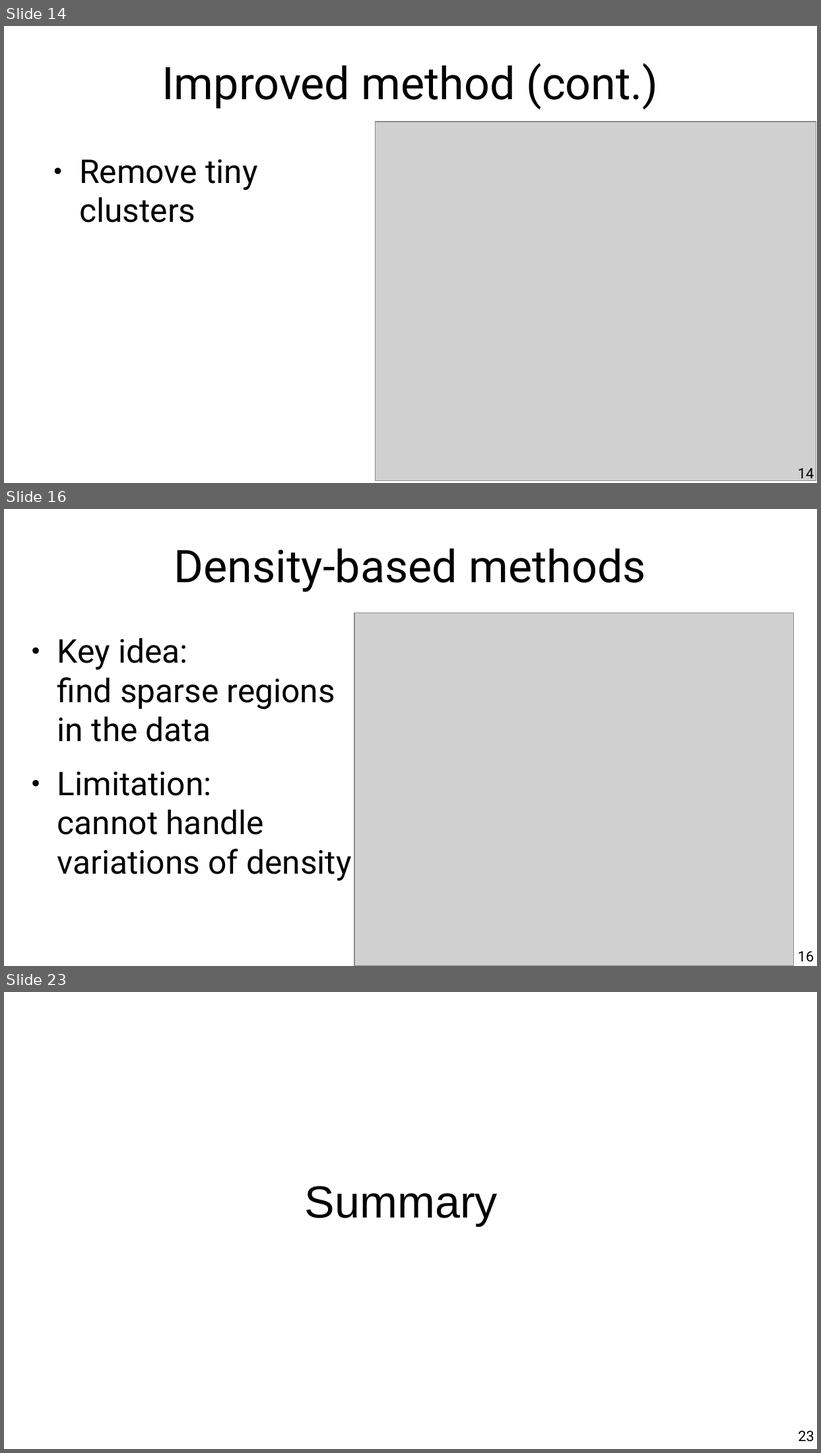
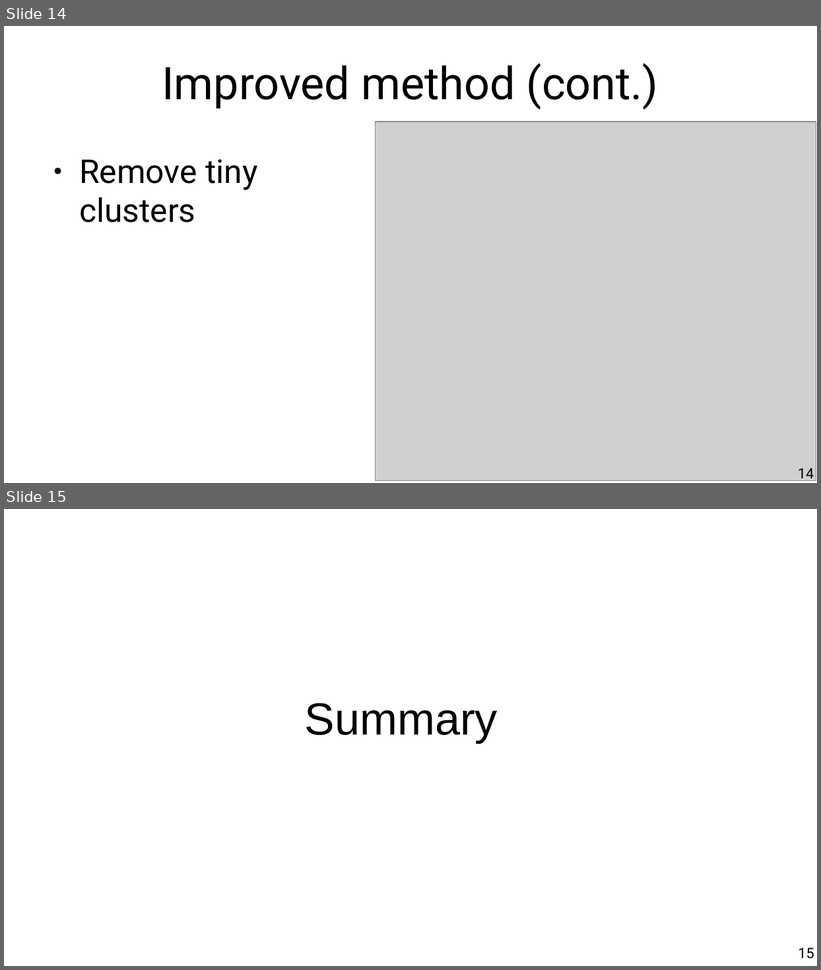
Before and after one commit to chatox/data-mining-course, a slide deck: theory/odp/tt20_outliers_probability_density.odp. Shown one above the other, each under a label of ours: slides 14, 16 and 23 before the commit, slides 14 and 15 after it; the slides between them are not shown. The pictures are 821x1453 and 821x970 pixels, drawn with LibreOffice and Linux fonts; fonts in the diff are those of the drawing; grey boxes stand for pictures. Boxes give left, top, right and bottom in pixels: in the first picture for what was removed or moved away, otherwise in the second. Text is boxed around its words. In the diff, an @@ line names an element or a change of style, - is before the commit and + after.

```diff
--- a/theory/odp/tt20_outliers_probability_density.odp
+++ b/theory/odp/tt20_outliers_probability_density.odp
@@ slide 16 removed at (x1=4, y1=509, x2=817, y2=966), background #FFFFFF @@
@@ title removed at (x1=174, y1=548, x2=646, y2=592) @@
-Density-based methods
@@ picture removed at (x1=354, y1=613, x2=794, y2=966) @@
@@ text removed at (x1=57, y1=638, x2=351, y2=881) @@
-● Key idea:
-  find sparse regions in the data
-● Limitation:
-  cannot handle variations of density
@@ page number removed at (x1=798, y1=951, x2=814, y2=962) @@
-16
@@ what was slide 23 is now slide 15 @@
@@ page number at (x1=798, y1=948, x2=814, y2=959): text changed @@
-23
+15
```
Also in this commit, not shown: 4 slides changed, 7 other slides removed, 2 other files.
